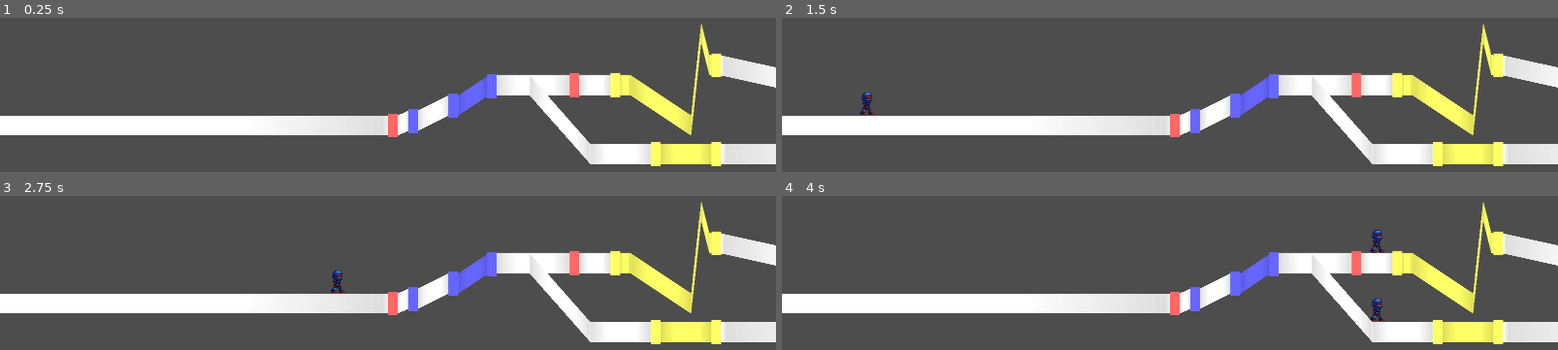
Above: before the commit, frames 1-4 (two rows, left to right).
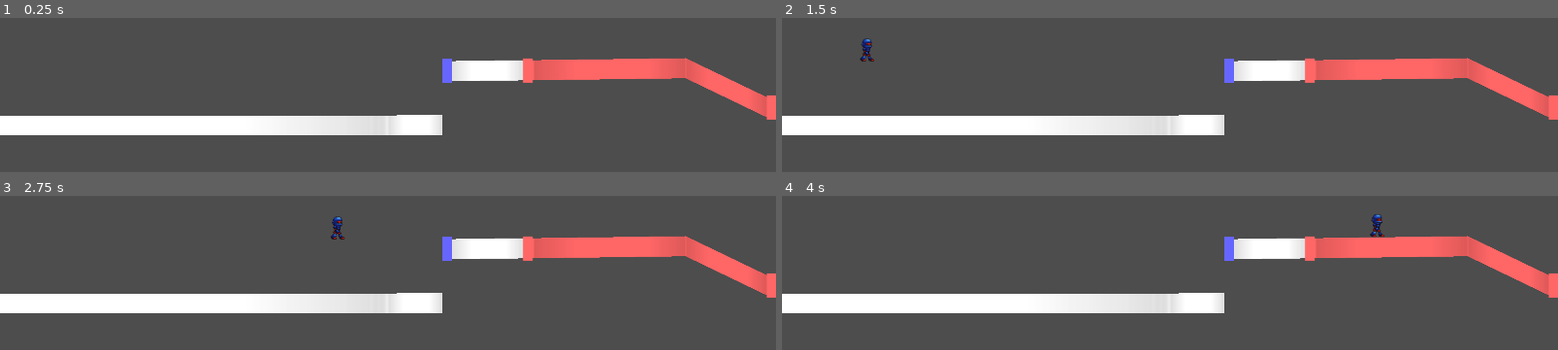
Above: after the commit, the same moments.

Repository: junu192857/Vexatonic-dash-2
Game: Godot game, scene res://Scenes/RhythmScene.tscn
The game is run twice, just before and just after one commit, with the same random seed, the same clock (stepped at 60 frames per second) and the same inputs. Sound files missing from this copy of the repository are replaced by a short silence.
Inputs (mouse positions are in pixels of both pictures, inside the frame that each line leads up to):
- Up to frame 1 (0.25 s): no input
- Up to frame 2 (1.5 s): tap Enter at 0.5 s; move the mouse to (1340, 104) at 0.52 s; hold A (a) 0.53-1.25 s; click (1340, 104) at 0.67 s; tap D (d) at 0.8 s; tap Space at 1.25 s; drag from (1014, 147) to (outside the picture) at 1.27 s
- Up to frame 3 (2.75 s): move the mouse to (465, 208) at 2.02 s; hold K (k) from 2.03 s (still down); click (465, 208) at 2.17 s; tap L (l) at 2.3 s
- Up to frame 4 (4 s): release K (k) at 2.75 s; drag from (outside the picture) to (937, 237) at 2.77 s; move the mouse to (outside the picture) at 3.52 s; hold S (s) from 3.53 s (still down); click (outside the picture) at 3.67 s; tap A (a) at 3.8 s

The runs differ from the first frame. In frame 1, 16% of the frame differs, in the area x 50-100%, y 3-97%; in frame 2, 16%, in the area x 10-100%, y 3-97%; in frame 3, 16%; in frame 4, 16%.

Commit message:
롱노트가 중간에 꺾이는 경우에 대한 대처 완료

Diff:
--- /dev/null
+++ b/vexatonic-dash-2/Charts/HolyTest.csv
@@ -0,0 +1,7 @@
+LANE 0 1
+0.0 -133.0
+1473.21423339844 -142.0
+2410.71435546875 84.0
+END
+669.642883 0 1 1875.000000 0
+267.857147 1 0 0.000000 0
--- a/vexatonic-dash-2/Scripts/EditorManager.gd
+++ b/vexatonic-dash-2/Scripts/EditorManager.gd
@@ -243,6 +243,7 @@
 						existing_connector = CONNECTOR_SCENE.instantiate()
 						preview.add_child(existing_connector)
 						existing_connector.set_color(selected_color)
+						print("new connector added")
 
 					# 체인 순회하면서 재사용/생성/삭제
 					var current = existing_connector
@@ -257,7 +258,11 @@
 						if i < points.size() - 2:
 							print("Hello?")
 							# 다음 구간이 더 있음
-							var child_connector = current.get_child(0) if current.get_child_count() > 0 else null
+							var child_connector
+							for child in current.get_children():
+								if child is EConnector:
+									child_connector = child
+									break
 							if child_connector == null:
 								child_connector = CONNECTOR_SCENE.instantiate()
 								current.add_child(child_connector)
@@ -266,7 +271,11 @@
 						else:
 							print("HELLO@?")
 							# 마지막 구간: 남은 자식 Connector 삭제
-							var child_connector = current.get_child(0) if current.get_child_count() > 0 else null
+							var child_connector
+							for child in current.get_children():
+								if child is EConnector:
+									child_connector = child
+									break
 							if child_connector != null:
 								child_connector.queue_free()
 								child_connector = null
@@ -330,6 +339,8 @@
 					var kf_x = Setting.get_posx_from_time(kf.x)
 					if kf_x > connector_start_x and kf_x < snapped_x:
 						points.append(kf_x)
+					if kf_x > snapped_x:
+						break
 				points.append(snapped_x)
 
 				var parent_node = my_preview
@@ -500,7 +511,7 @@
 			lane_case = LanePlacingCase.None
 		else:
 			var data = NoteData.new(Setting.get_time_from_posx(preview.global_position.x), selected_color, 1, long_end_time, target_lane.lane_index)
-			print("New LongNote added: start time %f and end time %f" % [Setting.get_time_from_posx(preview.global_position.x), long_end_time])
+			print("New LongNote added: start time %f and end time %f and lane index %d" % [Setting.get_time_from_posx(preview.global_position.x), long_end_time, target_lane.lane_index])
 			noteDatas.append(data)
 			preview.set_data(data)
 			preview = null
@@ -564,4 +575,7 @@
 			file.store_line("%s %s" % [kf.x, kf.y])
 		file.store_line("END")
 
+	for note in noteDatas:
+		file.store_line("%f %d %d %f %d" % [note.time, note.color, note.type, note.end_time, note.lane])
+
 	quit_save_panel()
--- a/vexatonic-dash-2/Scripts/RhythmManager.gd
+++ b/vexatonic-dash-2/Scripts/RhythmManager.gd
@@ -21,7 +21,7 @@
 	# ==== Parsing & Lanes, NoteDatas 정렬
 	print("START")
 	InputHandler.note_pressed.connect(_on_pressed)
-	ChartParser.parse("res://Charts/test.csv", lanes, noteDatas)
+	ChartParser.parse("res://Charts/HolyTest.csv", lanes, noteDatas)
 	Lane.sort_lanes(lanes)
 	lane_index = 0
 	noteDatas.sort_custom(func(a: NoteData, b: NoteData):
